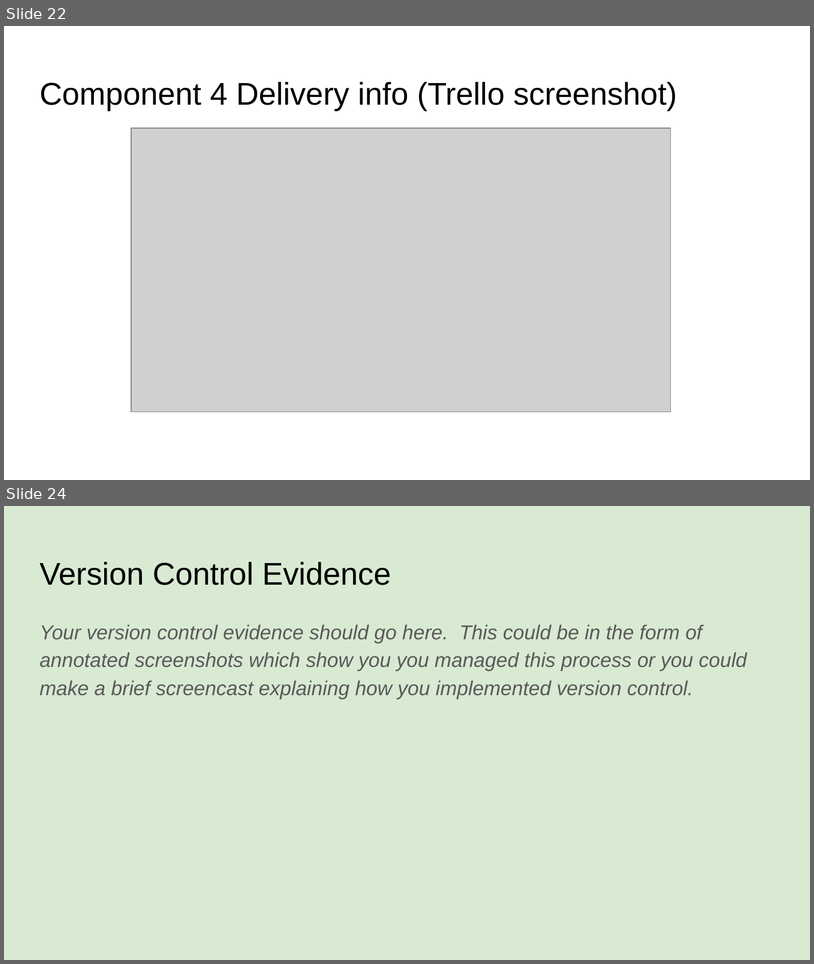
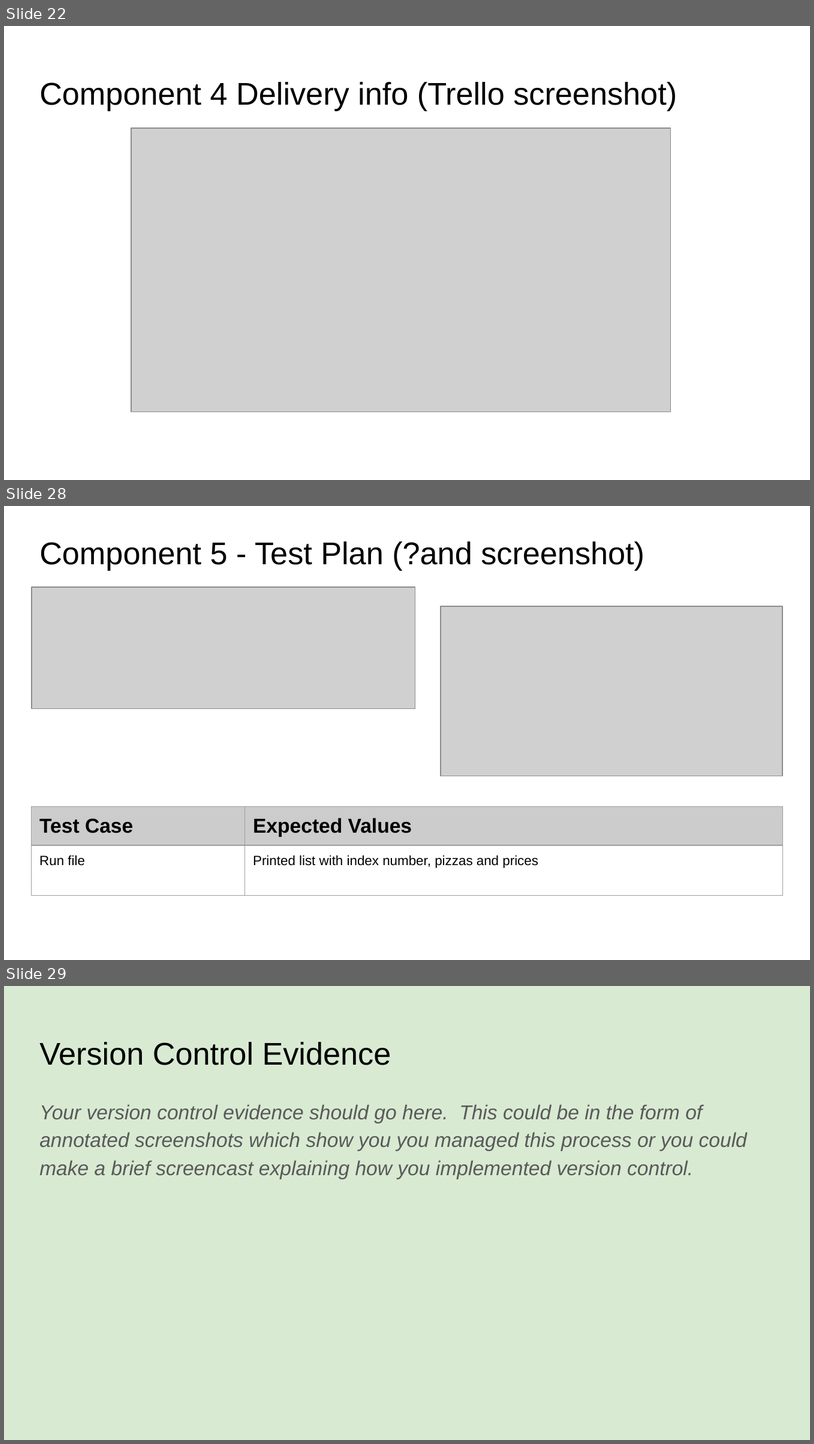
Before and after one commit to Joemamasahbsdh/pizza.bot, a slide deck: 022_91893+_+91897+Documentation.pptx. Shown one above the other, each under a label of ours: slides 22 and 24 before the commit, slides 22, 28 and 29 after it; the slides between them are not shown. The pictures are 814x964 and 814x1444 pixels, drawn with LibreOffice and Linux fonts; fonts in the diff are those of the drawing; grey boxes stand for pictures. Boxes give left, top, right and bottom in pixels: in the first picture for what was removed or moved away, otherwise in the second. Text is boxed around its words. In the diff, an @@ line names an element or a change of style, - is before the commit and + after.

Commit message:
Added version 1 pizza_menu
Created a basic pizza menu

```diff
--- a/022_91893+_+91897+Documentation.pptx
+++ b/022_91893+_+91897+Documentation.pptx
@@ slide 28 added at (x1=4, y1=506, x2=810, y2=960), background #FFFFFF @@
@@ title added at (x1=39, y1=541, x2=645, y2=570), 28 pt, text #000000 @@
+Component 5 - Test Plan (?and screenshot)
@@ picture added at (x1=32, y1=586, x2=415, y2=708) @@
@@ picture added at (x1=441, y1=606, x2=783, y2=775) @@
@@ table added at (x1=32, y1=807, x2=783, y2=897), 2 rows, 2 columns @@
+Test Case | Expected Values
+Run file | Printed list with index number, pizzas and prices
@@ what was slide 24 is now slide 29 @@
```
Also in this commit, not shown: 1 slide changed, 4 other slides added, 3 other files.
